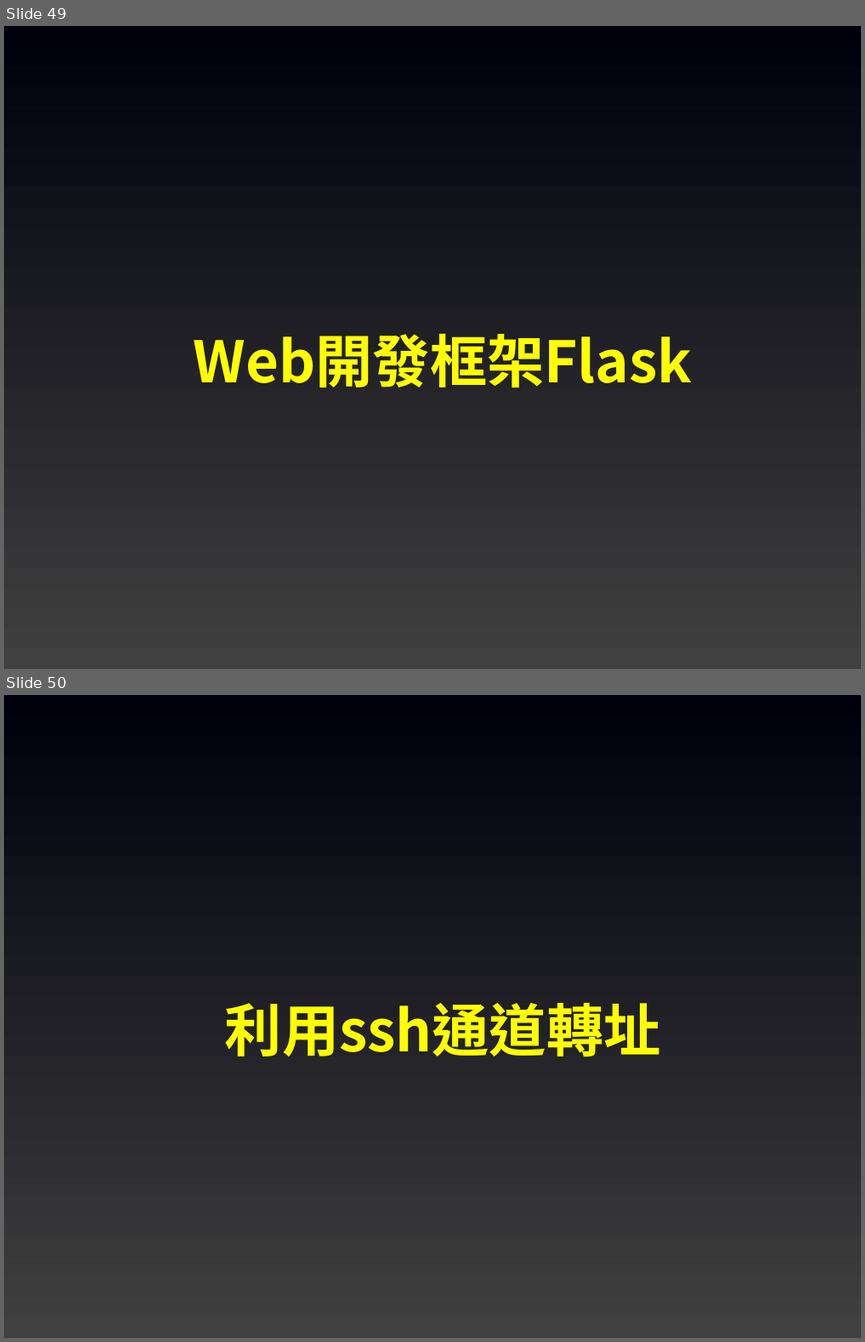
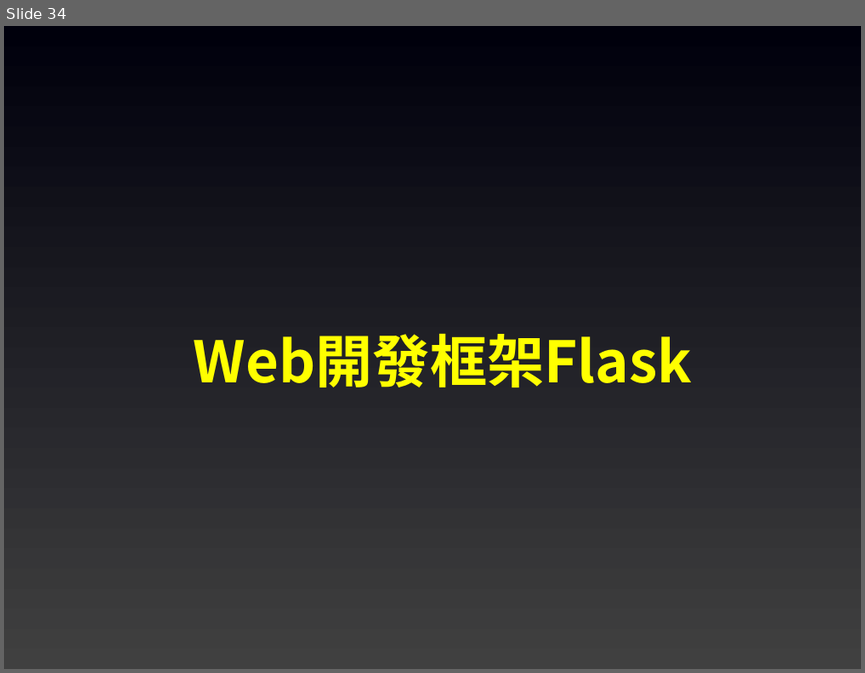
Before and after one commit to joshhu/sculinebot2024, a slide deck: Slides/05. 基礎觀念及知識.pptx. Shown one above the other, each under a label of ours: slides 49 and 50 before the commit, slide 34 after it. The pictures are 865x1342 and 865x673 pixels, drawn with LibreOffice and Linux fonts; fonts in the diff are those of the drawing. Boxes give left, top, right and bottom in pixels: in the first picture for what was removed or moved away, otherwise in the second. Text is boxed around its words. In the diff, an @@ line names an element or a change of style, - is before the commit and + after.

```diff
--- a/Slides/05. 基礎觀念及知識.pptx
+++ b/Slides/05. 基礎觀念及知識.pptx
@@ slide 50 removed at bbox=[4, 695, 861, 1338], background gradient #404040 to #00000C @@
@@ text removed at bbox=[225, 1003, 661, 1057] @@
-利用ssh通道轉址
@@ what was slide 49 is now slide 34 @@
```
Also in this commit, not shown: 7 slides changed, 14 slides added, 19 other slides removed, 4 other files.
